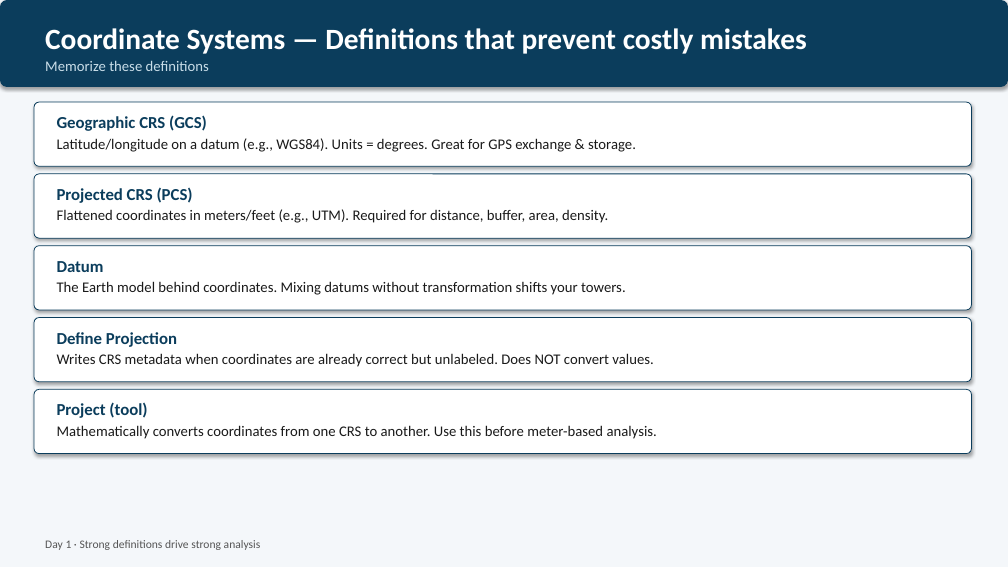
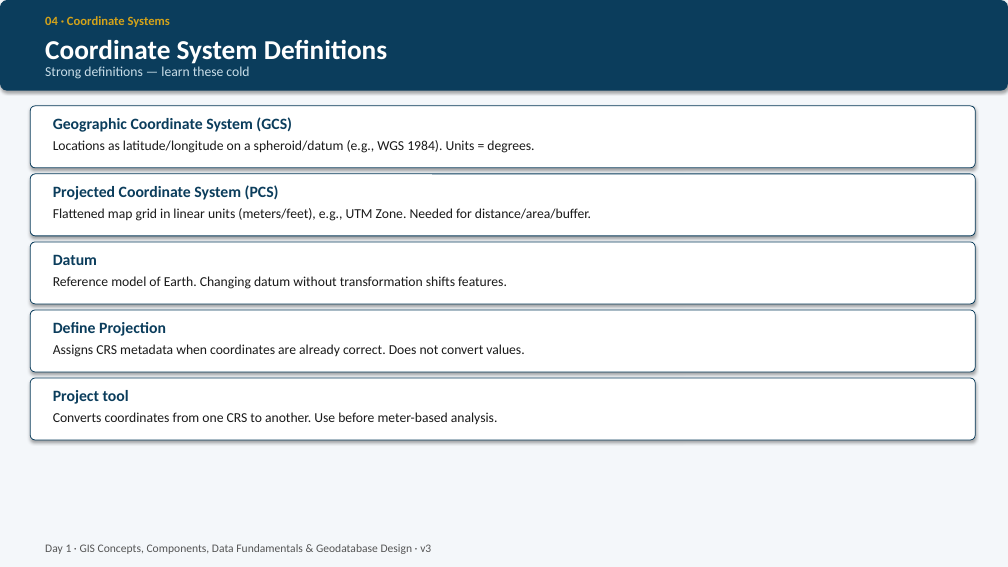
Before and after one commit to Maziarkarimi88/CursorMaziar, a slide deck: slide 17 of GIS_Telecom_Training/Day1_GIS_Fundamentals/presentation/Day1_GIS_Telecom_Concepts_Presentation_v3.pptx (slide 8 before the commit). Drawn at 1008x567 pixels with LibreOffice and Linux fonts; fonts in the diff are those of the drawing. Boxes give left, top, right and bottom in pixels: in the first picture for what was removed or moved away, otherwise in the second. Text is boxed around its words. In the diff, an @@ line names an element or a change of style, - is before the commit and + after.

```diff
--- a/GIS_Telecom_Training/Day1_GIS_Fundamentals/presentation/Day1_GIS_Telecom_Concepts_Presentation_v3.pptx
+++ b/GIS_Telecom_Training/Day1_GIS_Fundamentals/presentation/Day1_GIS_Telecom_Concepts_Presentation_v3.pptx
@@ rounded rectangle resized from (x1=0, y1=0, x2=1008, y2=87) to (x1=0, y1=0, x2=1008, y2=91) @@
@@ text at (x1=45, y1=16, x2=170, y2=27): text changed; size 28 to 12 pt; text colour #FFFFFF to #D4A31A @@
-Coordinate Systems — Definitions that prevent costly mistakes
+04 · Coordinate Systems
@@ text at (x1=45, y1=40, x2=387, y2=64): text changed; size 14 to 26 pt; text colour #C8DDE8 to #FFFFFF; bold on @@
-Memorize these definitions
+Coordinate System Definitions
@@ text added at (x1=45, y1=66, x2=249, y2=79), 13 pt, text #C8DDE8 @@
+Strong definitions — learn these cold
@@ rounded rectangle resized from (x1=34, y1=102, x2=972, y2=166) to (x1=30, y1=106, x2=975, y2=168) @@
@@ text at (x1=53, y1=117, x2=292, y2=132): text changed; size 16 to 15 pt @@
-Geographic CRS (GCS)
+Geographic Coordinate System (GCS)
@@ text at (x1=53, y1=140, x2=534, y2=153): text changed; size 14 to 13 pt @@
-Latitude/longitude on a datum (e.g., WGS84). Units = degrees. Great for GPS exchange & storage.
+Locations as latitude/longitude on a spheroid/datum (e.g., WGS 1984). Units = degrees.
@@ rounded rectangle resized from (x1=34, y1=174, x2=972, y2=238) to (x1=30, y1=174, x2=975, y2=236) @@
@@ text at (x1=53, y1=208, x2=591, y2=221): text changed; size 14 to 13 pt @@
-Flattened coordinates in meters/feet (e.g., UTM). Required for distance, buffer, area, density.
+Flattened map grid in linear units (meters/feet), e.g., UTM Zone. Needed for distance/area/buffer.
@@ text at (x1=53, y1=185, x2=279, y2=200): text changed; size 16 to 15 pt @@
-Projected CRS (PCS)
+Projected Coordinate System (PCS)
@@ rounded rectangle resized from (x1=34, y1=246, x2=972, y2=310) to (x1=30, y1=242, x2=975, y2=304) @@
@@ text "Datum" at (x1=53, y1=254, x2=97, y2=265): size 16 to 15 pt @@
@@ text at (x1=53, y1=276, x2=507, y2=289): text changed; size 14 to 13 pt @@
-The Earth model behind coordinates. Mixing datums without transformation shifts your towers.
+Reference model of Earth. Changing datum without transformation shifts features.
@@ rounded rectangle resized from (x1=34, y1=318, x2=972, y2=382) to (x1=30, y1=310, x2=975, y2=372) @@
@@ text "Define Projection" at (x1=53, y1=322, x2=166, y2=336): size 16 to 15 pt @@
@@ text "Define Projection" moved from (x1=57, y1=332, x2=177, y2=347) to (x1=53, y1=322, x2=166, y2=336) @@
@@ text at (x1=53, y1=344, x2=524, y2=357): text changed; size 14 to 13 pt @@
-Writes CRS metadata when coordinates are already correct but unlabeled. Does NOT convert values.
+Assigns CRS metadata when coordinates are already correct. Does not convert values.
@@ rounded rectangle resized from (x1=34, y1=389, x2=972, y2=454) to (x1=30, y1=378, x2=975, y2=440) @@
@@ text at (x1=53, y1=390, x2=129, y2=404): text changed; size 16 to 15 pt @@
-Project (tool)
+Project tool
@@ text at (x1=53, y1=412, x2=498, y2=424): text changed; size 14 to 13 pt @@
-Mathematically converts coordinates from one CRS to another. Use this before meter-based analysis.
+Converts coordinates from one CRS to another. Use before meter-based analysis.
@@ text at (x1=45, y1=544, x2=431, y2=554): text changed @@
-Day 1 · Strong definitions drive strong analysis
+Day 1 · GIS Concepts, Components, Data Fundamentals & Geodatabase Design · v3
```
Also in this commit, not shown: 3 other slides changed, 32 slides added, 15 slides removed, 1 other file.
